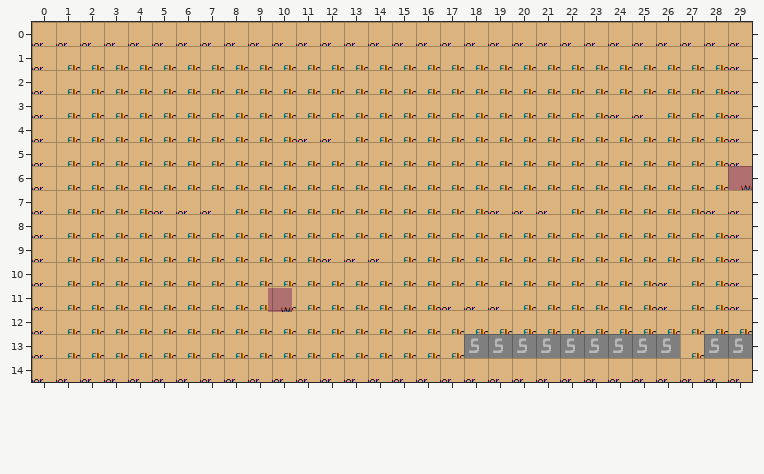
Two versions of a level (Tiled map, Assets/data/levels/map.tmx). Above: the version before the commit.
Cells are 32x32 px. Shown: x 0..29, y 0..14. Tiles whose own drawing changed are shown in their newer look in all pictures.
The same view after the edit:
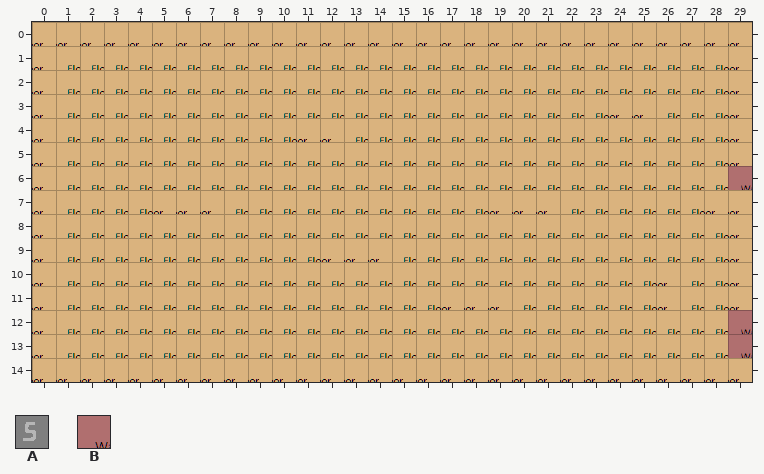
Key: from "tiles_test": A 1, B 2.
_ is an empty cell.
Objects are placed by their top-left corner, in cells (3,4 is the top-left corner of cell 3,4); size is 1x1 cell unless given.
Log entry: template door
The edit:
{"where": "layer \"level\""}
{"y":13,"x":18,"old":"AAAAAAAAA","new":"_________"}
{"y":13,"x":28,"old":"AA","new":"__"}
{"where": "layer \"doors\""}
{"was": "B \"doorA\" at 9.8,11.1", "now": "B \"doorA\" at 29,12"}
{"now": "B \"doorA\" at 29,13"}
